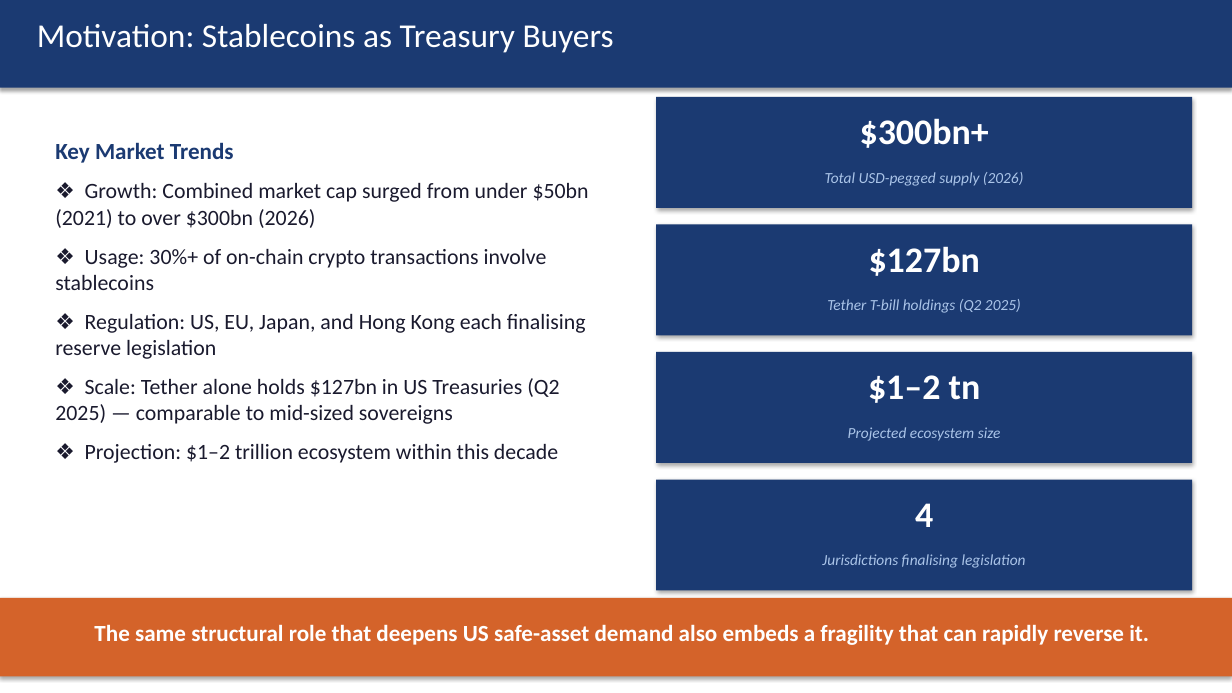
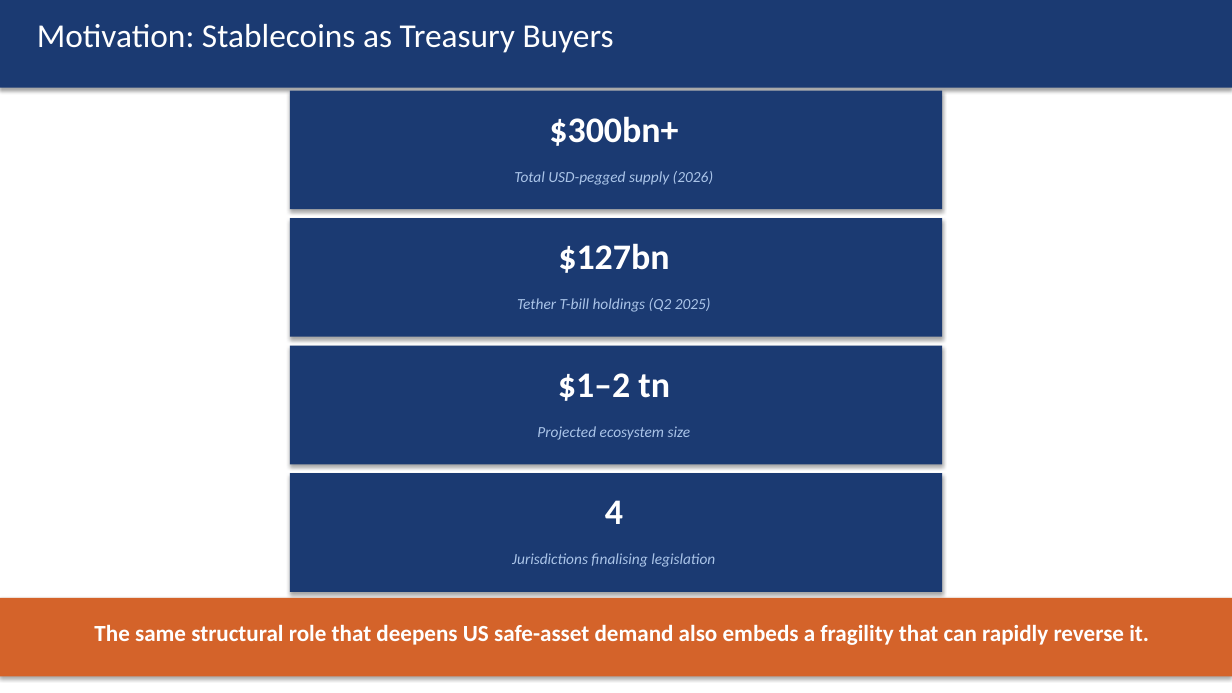
Before and after one commit to kimmireu0921/Stablecoins-and-the-Exorbitant-Privilege, a slide deck: slide 3 of 0512_Stablecoins_Presentation.pptx. Drawn at 1232x693 pixels with LibreOffice and Linux fonts; fonts in the diff are those of the drawing. Boxes give left, top, right and bottom in pixels: in the first picture for what was removed or moved away, otherwise in the second. Text is boxed around its words. In the diff, an @@ line names an element or a change of style, - is before the commit and + after.

```diff
--- a/0512_Stablecoins_Presentation.pptx
+++ b/0512_Stablecoins_Presentation.pptx
@@ rectangle: place and size @@
-rectangle at [656,97,1192,208]
+rectangle at [290,91,943,209]
@@ text "$300bn+": place and size @@
-text "$300bn+" at [860,118,989,148]
+text "$300bn+" at [549,116,678,146]
@@ text removed at [55,142,589,463] @@
-Key Market Trends
-❖ Growth: Combined market cap surged from under $50bn (2021) to over $300bn (2026)
-❖ Usage: 30%+ of on-chain crypto transactions involve stablecoins
-❖ Regulation: US, EU, Japan, and Hong Kong each finalising reserve legislation
-❖ Scale: Tether alone holds $127bn in US Treasuries (Q2 2025) — comparable to mid-sized sovereigns
-❖ Projection: $1–2 trillion ecosystem within this decade
@@ text "Total USD-pegged supply (2026)": place and size @@
-text "Total USD-pegged supply (2026)" at [825,172,1024,186]
+text "Total USD-pegged supply (2026)" at [514,171,714,185]
@@ rectangle: place and size @@
-rectangle at [656,225,1192,335]
+rectangle at [290,218,943,336]
@@ text "$127bn": place and size @@
-text "$127bn" at [869,246,980,276]
+text "$127bn" at [558,243,669,273]
@@ text "Tether T-bill holdings (Q2 2025)": place and size @@
-text "Tether T-bill holdings (Q2 2025)" at [827,299,1021,313]
+text "Tether T-bill holdings (Q2 2025)" at [517,298,711,312]
@@ rectangle: place and size @@
-rectangle at [656,352,1192,463]
+rectangle at [290,346,943,464]
@@ text "$1–2 tn": place and size @@
-text "$1–2 tn" at [868,375,981,403]
+text "$1–2 tn" at [558,373,670,401]
@@ text "Projected ecosystem size": place and size @@
-text "Projected ecosystem size" at [848,427,1001,441]
+text "Projected ecosystem size" at [537,426,691,440]
@@ rectangle: place and size @@
-rectangle at [656,480,1192,591]
+rectangle at [290,473,943,592]
@@ text "4": place and size @@
-text "4" at [915,503,933,527]
+text "4" at [605,500,623,524]
@@ text "Jurisdictions finalising legislation": place and size @@
-text "Jurisdictions finalising legislation" at [822,554,1026,568]
+text "Jurisdictions finalising legislation" at [512,553,715,567]
```
Also in this commit, not shown: 3 other slides changed.
